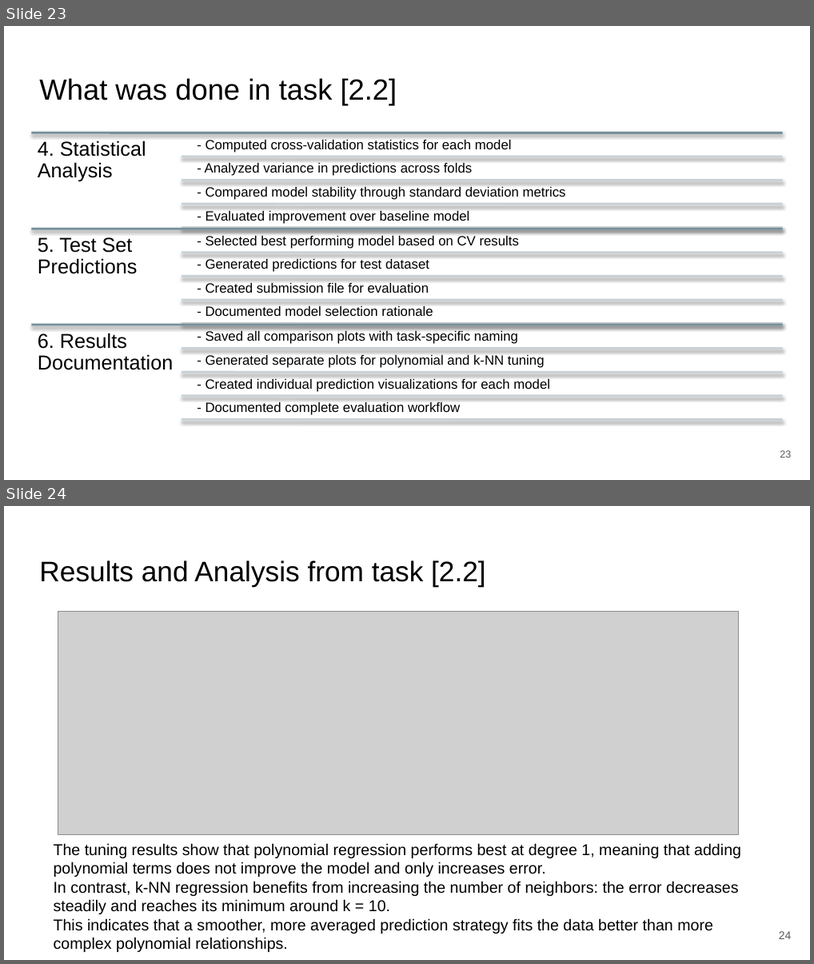
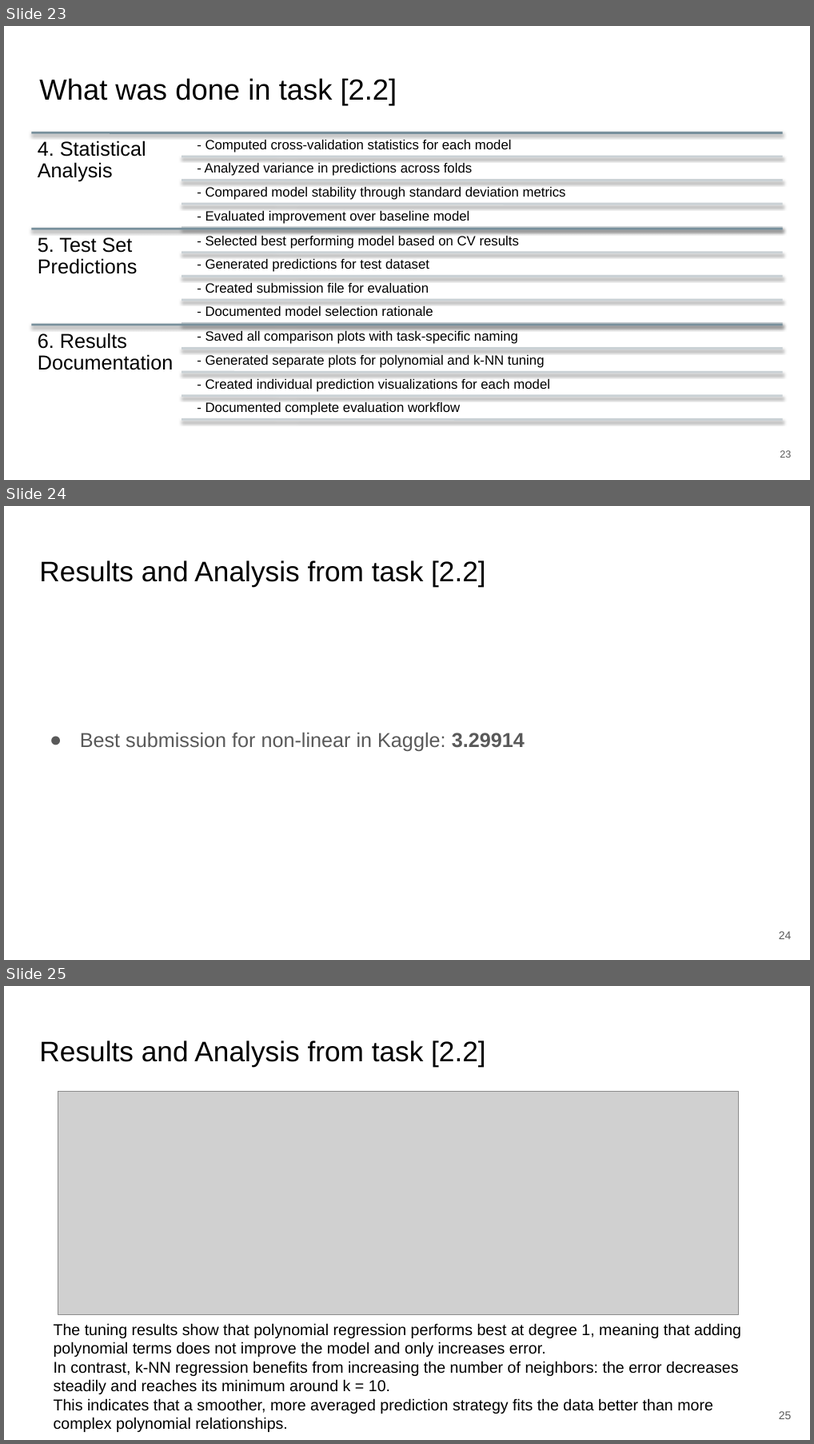
Before and after one commit to zepedrocosta/AA-Projeto2, a slide deck: Slides.pptx. Shown one above the other, each under a label of ours: slides 23 and 24 before the commit, slides 23, 24 and 25 after it. The pictures are 814x964 and 814x1444 pixels, drawn with LibreOffice and Linux fonts; fonts in the diff are those of the drawing; grey boxes stand for pictures. Boxes give left, top, right and bottom in pixels: in the first picture for what was removed or moved away, otherwise in the second. Text is boxed around its words. In the diff, an @@ line names an element or a change of style, - is before the commit and + after.

Commit message:
"what was done" and overall assesment completed

```diff
--- a/Slides.pptx
+++ b/Slides.pptx
@@ slide 24 added at (4,506,810,960), background #FFFFFF @@
@@ title added at (39,560,486,586), 25.2 pt, text #000000 @@
+Results and Analysis from task [2.2]
@@ text added at (80,732,525,751), 18 pt, text #595959 @@
+● Best submission for non-linear in Kaggle: 3.29914
@@ page number added at (779,931,792,939), 10 pt, text #595959 @@
+24
@@ what was slide 24 is now slide 25 @@
@@ page number at (779,1411,792,1419): text changed @@
-24
+25
```
